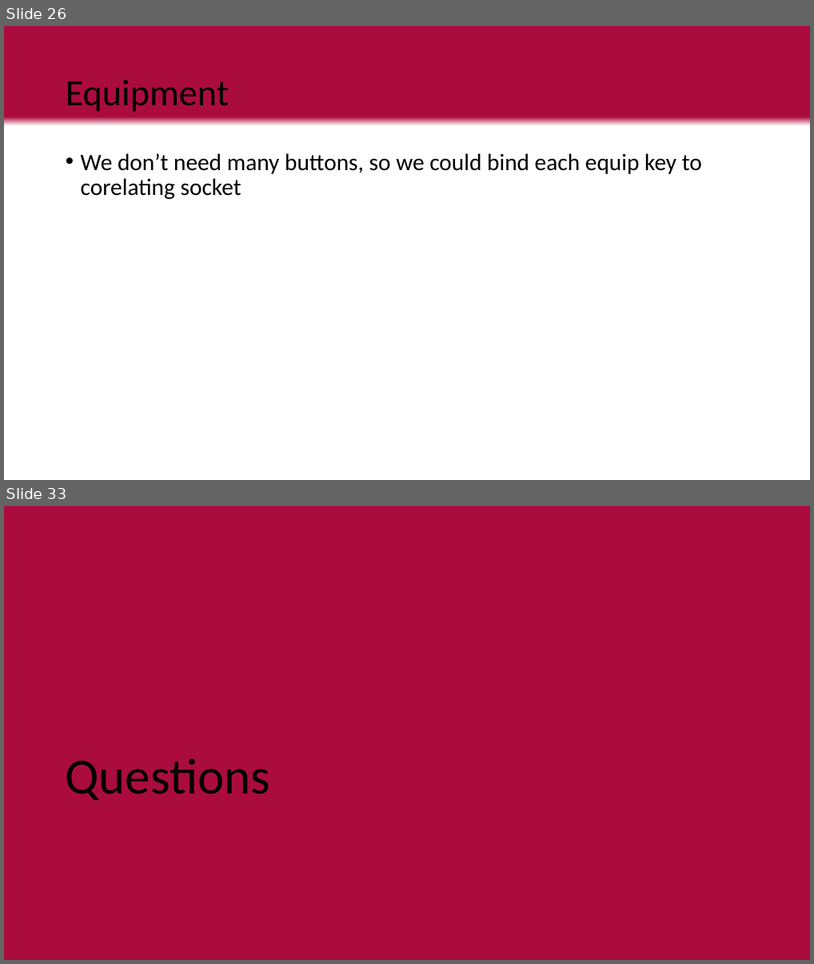
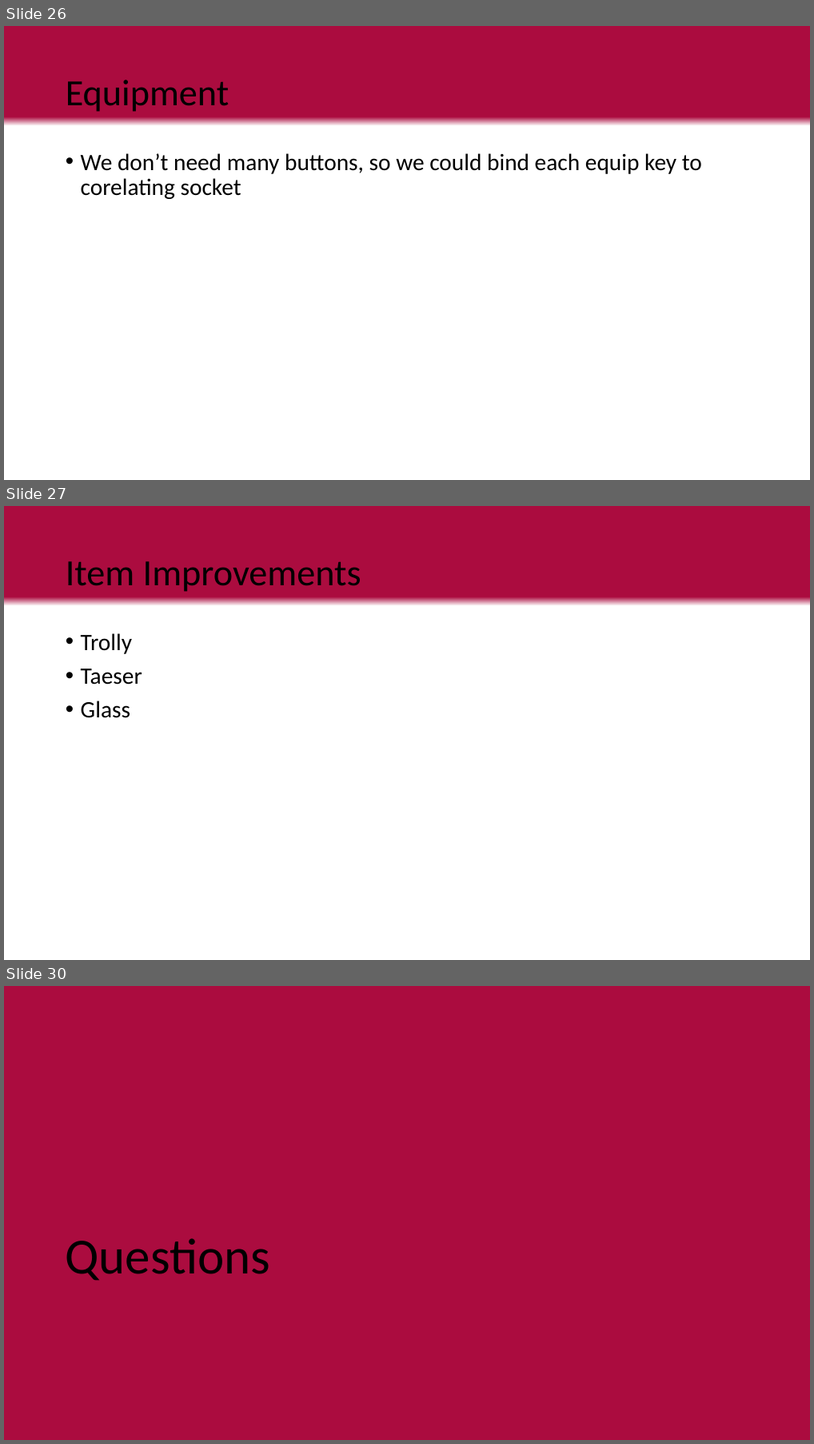
Before and after one commit to LuxRegem/Project_Clash-of-Cosplayers, a slide deck: Shared Documentation/Luke's Documents/Clash of Cos Team Pitch.pptx. Shown one above the other, each under a label of ours: slides 26 and 33 before the commit, slides 26, 27 and 30 after it; the slides between them are not shown. The pictures are 814x964 and 814x1444 pixels, drawn with LibreOffice and Linux fonts; fonts in the diff are those of the drawing. Boxes give left, top, right and bottom in pixels: in the first picture for what was removed or moved away, otherwise in the second. Text is boxed around its words. In the diff, an @@ line names an element or a change of style, - is before the commit and + after.

```diff
--- a/Shared Documentation/Luke's Documents/Clash of Cos Team Pitch.pptx
+++ b/Shared Documentation/Luke's Documents/Clash of Cos Team Pitch.pptx
@@ slide 27 added at (4,506,810,960), background gradient #AB0C3F to #FFFFFF @@
@@ title added at (66,561,362,592), 44 pt, text #000000 @@
+Item Improvements
@@ text added at (81,633,142,718), 28 pt, text #000000 @@
+• Trolly
+• Taeser
+• Glass
@@ what was slide 33 is now slide 30 @@
```
Also in this commit, not shown: 2 slides changed, 4 slides removed, 2 other files.
